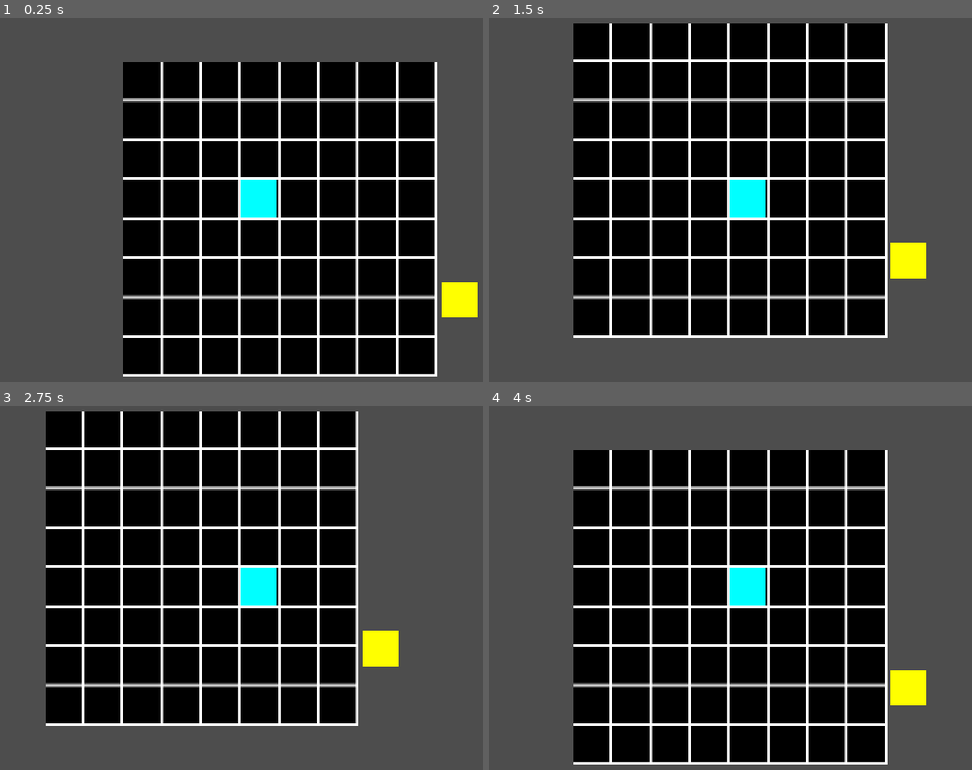
Above: before the commit, frames 1-4 (two rows, left to right).
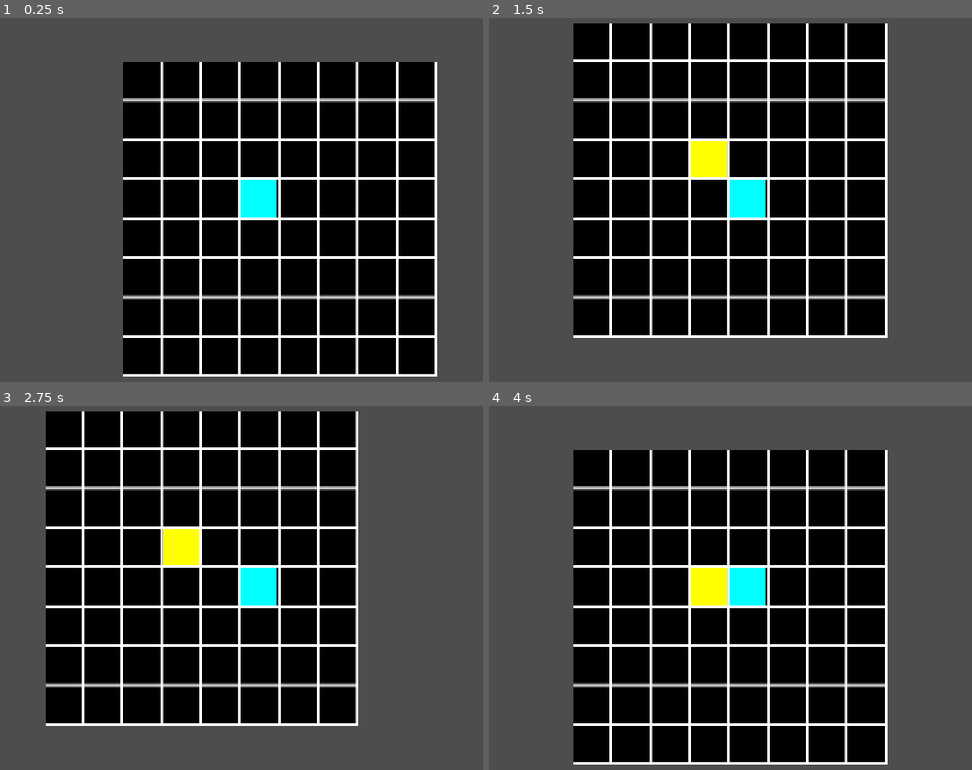
Above: after the commit, the same moments.

Repository: maseyonok421/maseyonok-sTestGameAboutPointThatCanMoveIn4DirectionsOnGrid
Game: Godot game, scene res://scenes/game.tscn
Same seed, same stepped clock (60 frames per second), same inputs: the game is played once before the commit and once after it.
Inputs:
- Up to frame 1 (0.25 s): no input
- Up to frame 2 (1.5 s): tap Enter at 0.5 s; hold Right (ui_right) 0.53-1.28 s; tap Space at 1.25 s; hold Down (ui_down) from 1.28 s (still down)
- Up to frame 3 (2.75 s): tap Enter at 2 s; release Down (ui_down) at 2.03 s; hold Right (ui_right) from 2.03 s (still down)
- Up to frame 4 (4 s): tap Space at 2.75 s; release Right (ui_right) at 2.78 s; hold Up (ui_up) 2.78-3.53 s; tap Enter at 3.5 s; hold Left (ui_left) from 3.53 s (still down)

The runs differ from the first frame. In frame 1, 0.7% of the frame differs, in the area x 91-99%, y 72-83%; in frame 2, 1.5%; in frame 3, 1.5%; in frame 4, 1.5%, in the area x 41-91%, y 44-83%.

Commit message:
+ collisions for Player and Point

Diff:
--- a/prefabs/player.tscn
+++ b/prefabs/player.tscn
@@ -1,7 +1,10 @@
-[gd_scene load_steps=3 format=3 uid="uid://d24wgwq3572gw"]
+[gd_scene load_steps=4 format=3 uid="uid://d24wgwq3572gw"]
 
 [ext_resource type="Script" uid="uid://bvjt7sn5rxj34" path="res://scripts/player.gd" id="1_72ieh"]
 [ext_resource type="Script" uid="uid://c46pv6chb0hkf" path="res://scripts/playerTextureGenerator.gd" id="2_4dohe"]
+
+[sub_resource type="RectangleShape2D" id="RectangleShape2D_4dohe"]
+size = Vector2(2, 2)
 
 [node name="Player" type="Node2D"]
 script = ExtResource("1_72ieh")
@@ -10,3 +13,8 @@
 
 [node name="Sprite" type="Sprite2D" parent="."]
 script = ExtResource("2_4dohe")
+
+[node name="Area2D" type="Area2D" parent="."]
+
+[node name="CollisionShape2D" type="CollisionShape2D" parent="Area2D"]
+shape = SubResource("RectangleShape2D_4dohe")
--- a/prefabs/point.tscn
+++ b/prefabs/point.tscn
@@ -3,7 +3,7 @@
 [ext_resource type="Script" uid="uid://dy7k24vi2eq2h" path="res://scripts/point.gd" id="1_vi2em"]
 
 [sub_resource type="RectangleShape2D" id="RectangleShape2D_4u8h8"]
-size = Vector2(14, 12)
+size = Vector2(2, 2)
 
 [node name="Point" type="Node2D"]
 script = ExtResource("1_vi2em")
@@ -12,6 +12,7 @@
 
 [node name="Area2D" type="Area2D" parent="."]
 
-[node name="CollisionShape2D" type="CollisionShape2D" parent="Area2D"]
-position = Vector2(7, 6)
+[node name="CollisionShape2D" type="CollisionShape2D" parent="Area2D" groups=["Point"]]
 shape = SubResource("RectangleShape2D_4u8h8")
+
+[connection signal="area_entered" from="Area2D" to="." method="_on_area_2d_area_entered"]
--- a/project.godot
+++ b/project.godot
@@ -24,3 +24,8 @@
 window/size/viewport_width=1280
 window/size/viewport_height=720
 window/stretch/mode="canvas_items"
+
+[global_group]
+
+Player=""
+Point=""
--- a/scenes/game.tscn
+++ b/scenes/game.tscn
@@ -6,13 +6,11 @@
 [ext_resource type="PackedScene" uid="uid://b6q82v8ol3bjw" path="res://prefabs/point.tscn" id="4_lbhrr"]
 
 [node name="Game" type="Node2D"]
-position = Vector2(1, 1)
 script = ExtResource("1_lnu2h")
 
 [node name="bg" type="Sprite2D" parent="."]
 script = ExtResource("3_lnu2h")
 
+[node name="Point" parent="." instance=ExtResource("4_lbhrr")]
+
 [node name="Player" parent="." instance=ExtResource("1_uwrxv")]
-
-[node name="Point" parent="." instance=ExtResource("4_lbhrr")]
-position = Vector2(356, 180)
--- a/scripts/player.gd
+++ b/scripts/player.gd
@@ -3,10 +3,14 @@
 var positionX = 0
 var positionY = 0
 var time = 0
-var score = 0
 
 # Called when the node enters the scene tree for the first time.
 func _ready() -> void:
+
+	$Area2D/CollisionShape2D.scale = Vector2(
+		Global.cellSize/2, Global.cellSize/2
+	)
+
 	print("Player inicizlization: OK")
 
 
@@ -24,6 +28,7 @@
 	position.x = positionX * ( Global.cellSize + Global.gridLineSize)
 	position.y = positionY * ( Global.cellSize + Global.gridLineSize)
 
-	time += (delta*25)
-	if (int)(time)%10 == 7 :
-		print("X = ", positionX, "; Y = ", positionY, "\n")
+	time += (delta*250)
+	if (int)(time)%100 == 7 :
+		print("X = ", positionX, "; Y = ", positionY,
+		"; score = ", Global.score, "\n")
--- a/scripts/point.gd
+++ b/scripts/point.gd
@@ -3,6 +3,11 @@
 
 # Called when the node enters the scene tree for the first time.
 func _ready() -> void:
+
+	$Area2D/CollisionShape2D.scale = Vector2(
+		Global.cellSize/2, Global.cellSize/2
+	)
+
 	var width  = Global.cellSize
 	var height = Global.cellSize
 
@@ -12,3 +17,9 @@
 			img.set_pixel(i, j, Color(1, 1, 0))
 
 	$Sprite.texture = ImageTexture.create_from_image(img)
+
+
+func _on_area_2d_area_entered(area: Area2D) -> void:
+	if area.is_in_group("Player") :
+		Global.score += 1
+		queue_free()
--- a/singletones/GLOBAL.gd
+++ b/singletones/GLOBAL.gd
@@ -3,3 +3,5 @@
 const gridLineSize = 6
 const cellSize = 64
 var fullCellSize = gridLineSize + cellSize
+
+var score = 0
